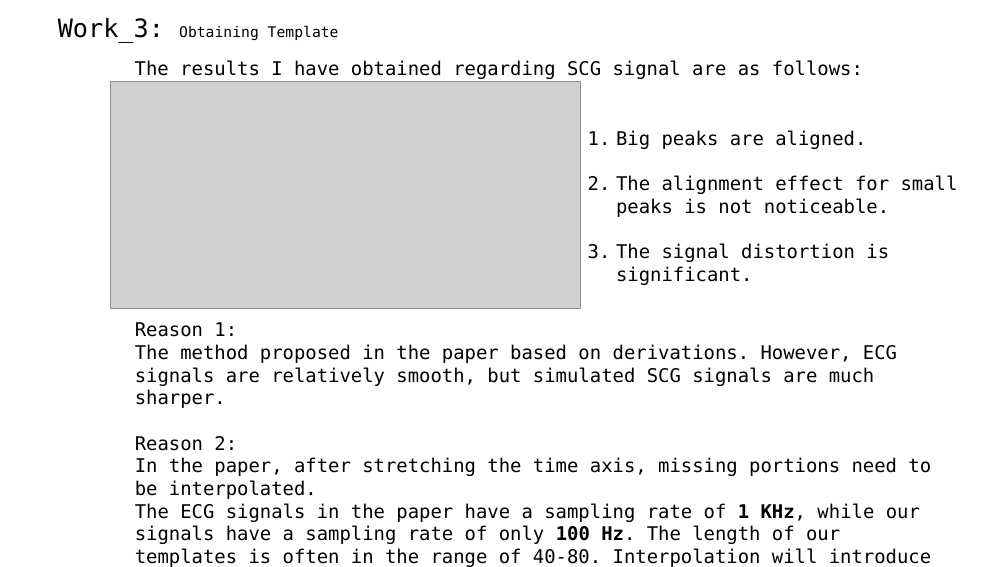
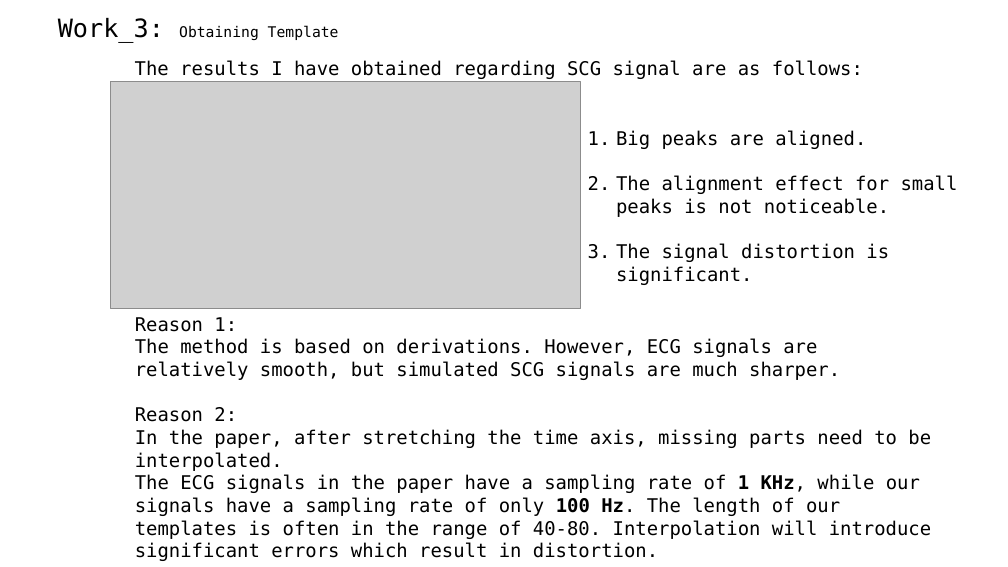
Before and after one commit to A-Big-Tortoise/Presentation, a slide deck: slide 14 of Presentation_918_JiayuChen.pptx. Drawn at 1008x567 pixels with LibreOffice and Linux fonts; fonts in the diff are those of the drawing; grey boxes stand for pictures. Boxes give left, top, right and bottom in pixels: in the first picture for what was removed or moved away, otherwise in the second. Text is boxed around its words. In the diff, an @@ line names an element or a change of style, - is before the commit and + after.

```diff
--- a/Presentation_918_JiayuChen.pptx
+++ b/Presentation_918_JiayuChen.pptx
@@ text at box(135, 338, 840, 380): text changed @@
-The method proposed in the paper based on derivations. However, ECG signals are relatively smooth, but simulated SCG signals are much sharper.
+The method is based on derivations. However, ECG signals are relatively smooth, but simulated SCG signals are much sharper.
@@ text at box(135, 429, 931, 561): text changed @@
-In the paper, after stretching the time axis, missing portions need to be interpolated.
-The ECG signals in the paper have a sampling rate of 1 KHz, while our signals have a sampling rate of only 100 Hz. The length of our templates is often in the range of 40-80. Interpolation will introduce significant errors.
+In the paper, after stretching the time axis, missing parts need to be interpolated.
+The ECG signals in the paper have a sampling rate of 1 KHz, while our signals have a sampling rate of only 100 Hz. The length of our templates is often in the range of 40-80. Interpolation will introduce significant errors which result in distortion.
```
Also in this commit, not shown: 13 other slides changed.
